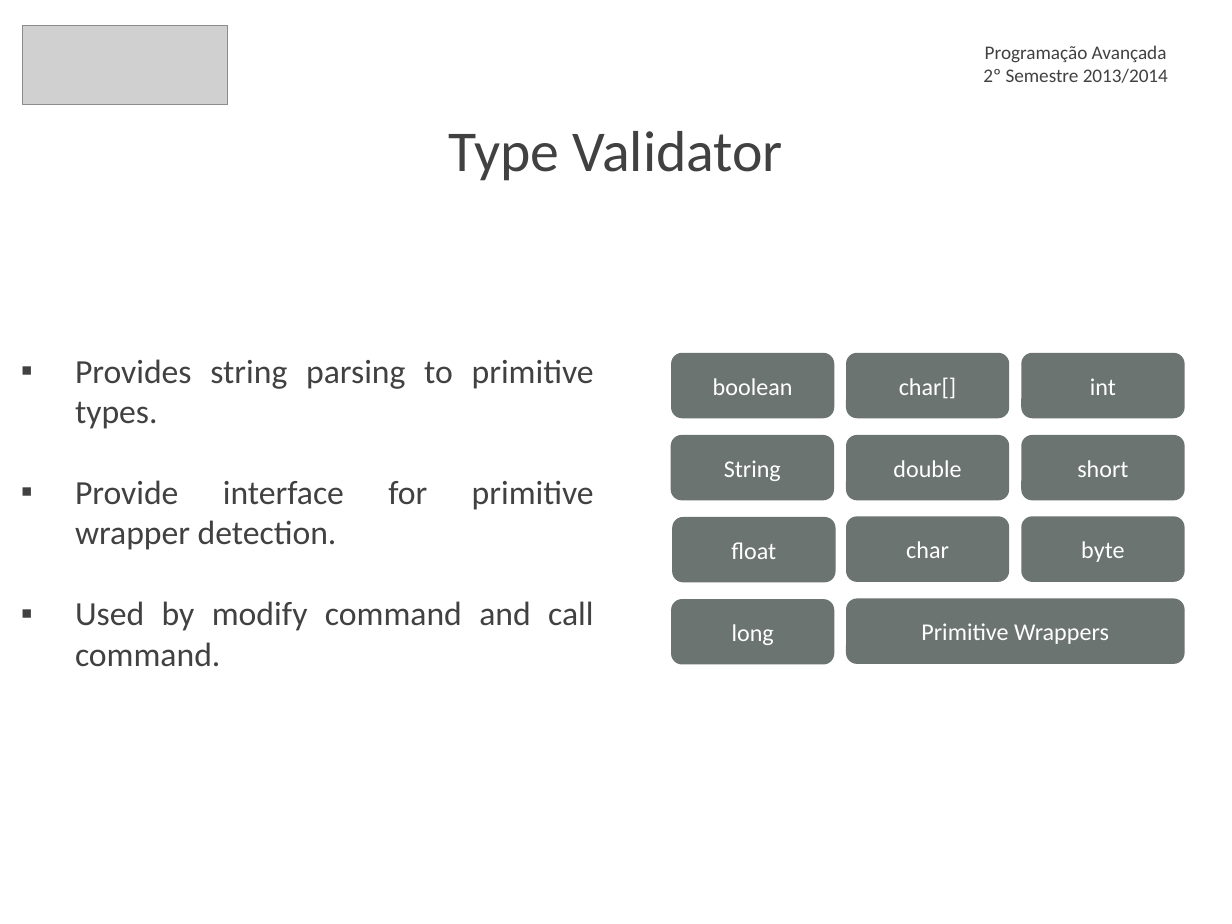
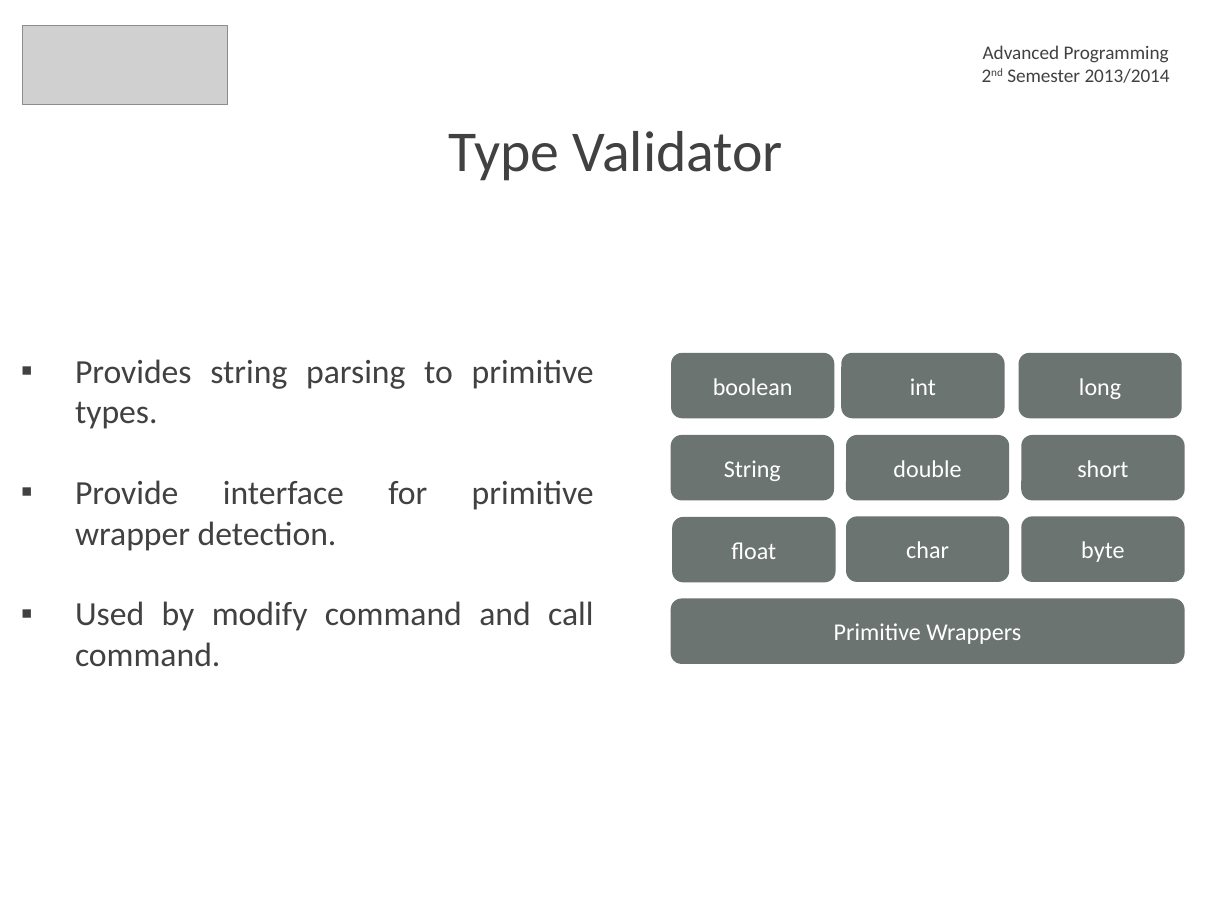
Before and after one commit to andrebispo5/Java-Inspector, a slide deck: slide 5 of PA presentation.ppt. Drawn at 1232x924 pixels with LibreOffice and Linux fonts; fonts in the diff are those of the drawing; grey boxes stand for pictures; background and template pictures are left out. Boxes give left, top, right and bottom in pixels: in the first picture for what was removed or moved away, otherwise in the second. Text is boxed around its words. In the diff, an @@ line names an element or a change of style, - is before the commit and + after.

```diff
--- a/PA presentation.ppt
+++ b/PA presentation.ppt
@@ text at bbox=[983, 45, 1170, 83]: text changed @@
-Programação Avançada
-2º Semestre 2013/2014
+Advanced Programming
+2nd Semester 2013/2014
@@ rounded rectangle "int": place and size @@
-rounded rectangle "int" at bbox=[1021, 353, 1185, 418]
+rounded rectangle "int" at bbox=[841, 353, 1005, 418]
@@ rounded rectangle removed at bbox=[846, 353, 1009, 418] @@
-char[]
@@ shadow changed in 3 elements at bbox=[671, 599, 1184, 665], bbox=[841, 353, 1005, 418], bbox=[1019, 353, 1182, 418] @@
@@ rounded rectangle "long": place and size @@
-rounded rectangle "long" at bbox=[671, 599, 834, 665]
+rounded rectangle "long" at bbox=[1019, 353, 1182, 418]
@@ rounded rectangle "Primitive Wrappers": place and size @@
-rounded rectangle "Primitive Wrappers" at bbox=[846, 599, 1185, 665]
+rounded rectangle "Primitive Wrappers" at bbox=[671, 599, 1184, 665]
```
Also in this commit, not shown: 10 other slides changed, 2 other files.
